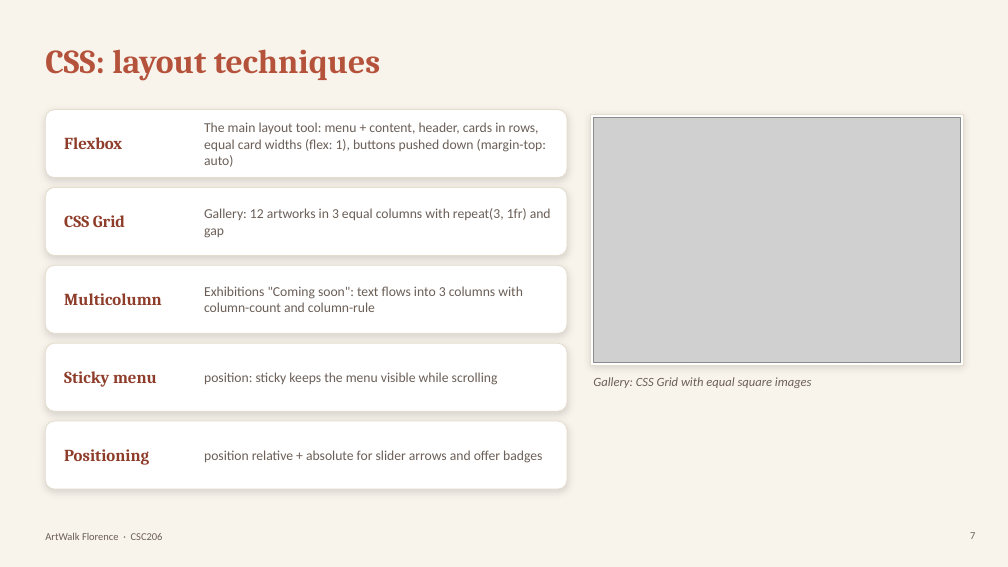
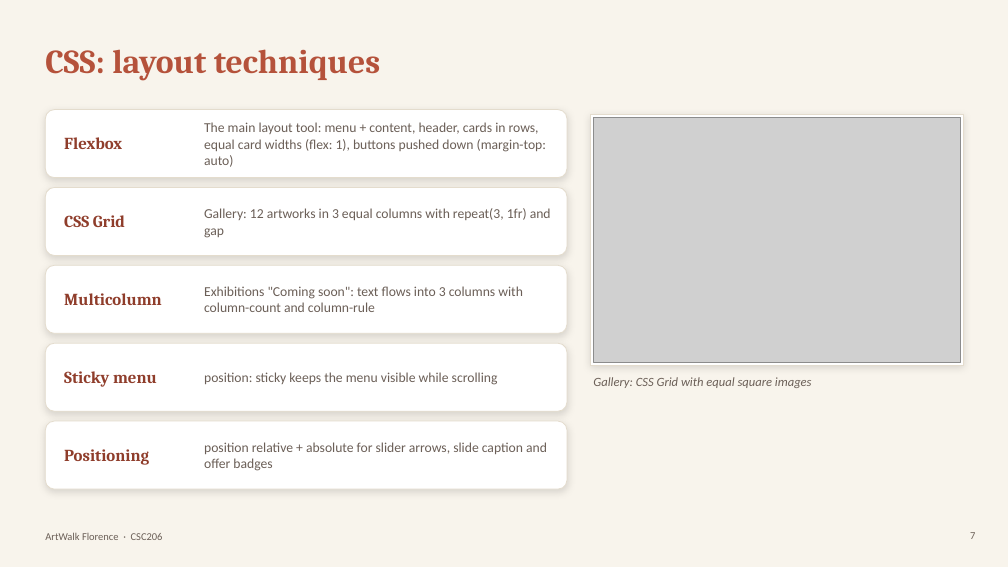
Before and after one commit to Kntouanoglou/Claude, a slide deck: slide 7 of artwalk-florence/presentation/ArtWalk-Florence-Presentation.pptx. Drawn at 1008x567 pixels with LibreOffice and Linux fonts; fonts in the diff are those of the drawing; grey boxes stand for pictures. Boxes give left, top, right and bottom in pixels: in the first picture for what was removed or moved away, otherwise in the second. Text is boxed around its words. In the diff, an @@ line names an element or a change of style, - is before the commit and + after.

```diff
--- a/artwalk-florence/presentation/ArtWalk-Florence-Presentation.pptx
+++ b/artwalk-florence/presentation/ArtWalk-Florence-Presentation.pptx
@@ text at [204,442,547,471]: text changed @@
-position relative + absolute for slider arrows and offer badges
+position relative + absolute for slider arrows, slide caption and offer badges
```
Also in this commit, not shown: 3 other slides changed.
